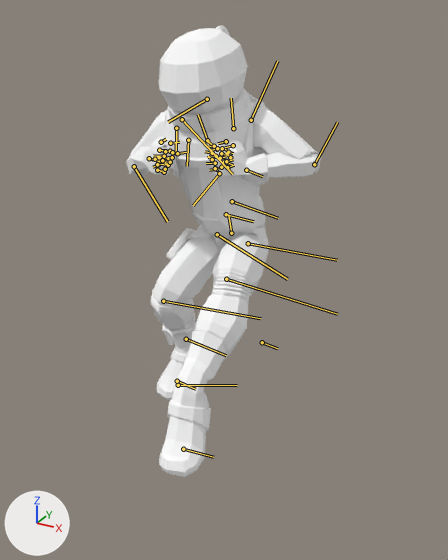
Before and after pictures for a commit that changed the FBX model Assets/Models/SpaceDude01e.fbx.
Rendered twice from a camera (50 mm lens) standing at (0.0575, -0.1035, 0.1008) and looking at (0.0054, -0.009, 0.0535). Arrows for +X, +Y and +Z are at lower left; the lights stay in place. Both versions are drawn at frame 76 of the action 'Take 001'; the numbers are the values there. The bones that bend it are drawn over the model as lines.

The first picture shows 'spaceman_MESH'.
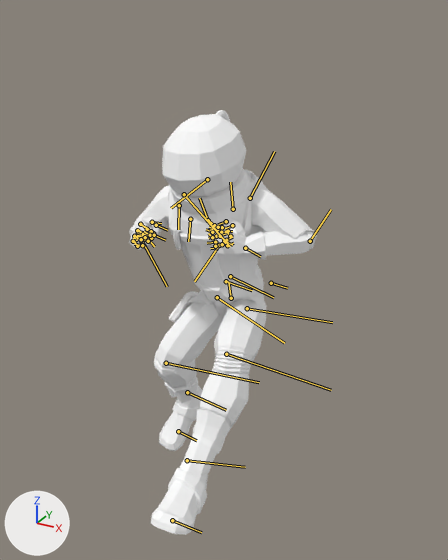
What changed in the scene script:
```text
Change bone_root_jnt:
    where bone_root_jnt = bpy.data.objects['spacemanRig_All_GRP'].pose.bones['root_JNT']
    bone_root_jnt.location: (5.43, 0.0, 0.5) -> (3.95, 0.0, 0.47)
Change bone_upperarm_r_jnt:
    where bone_upperarm_r_jnt = bpy.data.objects['spacemanRig_All_GRP'].pose.bones['upperArm_R_JNT']  # child of 'clav3_R_END'
    bone_upperarm_r_jnt.rotation_quaternion: (0.966, -0.108, -0.232, 0.042) -> (0.967, -0.133, -0.211, 0.046)  # degrees (-15, -26, 8) -> degrees (-18, -23, 9)
Change bone_elbow_r_jnt:
    where bone_elbow_r_jnt = bpy.data.objects['spacemanRig_All_GRP'].pose.bones['elbow_R_JNT']  # child of 'upperArm_R_JNT'
    bone_elbow_r_jnt.rotation_quaternion: (0.611, -0.001, -0.79, -0.042) -> (0.639, -0.007, -0.768, -0.035)  # degrees (-15, -105, 11) -> degrees (-14, -101, 11)
Change bone_wrist_r_end:
    where bone_wrist_r_end = bpy.data.objects['spacemanRig_All_GRP'].pose.bones['wrist_R_END']  # child of 'wrist_R_JNT'
    bone_wrist_r_end.rotation_quaternion: (0.857, -0.328, 0.337, -0.21) -> (0.941, -0.174, 0.279, 0.074)  # degrees (-52, 26, -40) -> degrees (-20, 33, 3)
Change bone_thigh_l_jnt:
    where bone_thigh_l_jnt = bpy.data.objects['spacemanRig_All_GRP'].pose.bones['thigh_L_JNT']  # child of 'hip_JNT'
    bone_thigh_l_jnt.rotation_quaternion: (0.624, -0.221, -0.747, 0.066) -> (0.641, -0.21, -0.734, 0.081)  # degrees (60, -116, -73) -> degrees (67, -115, -78)
Change bone_knee_l_jnt:
    where bone_knee_l_jnt = bpy.data.objects['spacemanRig_All_GRP'].pose.bones['knee_L_JNT']  # child of 'thigh_L_JNT'
    bone_knee_l_jnt.rotation_quaternion: (0.959, 0.018, 0.273, -0.073) -> (0.945, 0.025, 0.316, -0.084)  # degrees (0, 32, -9) -> degrees (0, 37, -10)
Change bone_ankle_l_jnt:
    where bone_ankle_l_jnt = bpy.data.objects['spacemanRig_All_GRP'].pose.bones['ankle_L_JNT']  # child of 'knee_L_JNT'
    bone_ankle_l_jnt.rotation_quaternion: (0.754, 0.222, 0.618, 0.017) -> (0.965, 0.095, 0.243, -0.01)  # degrees (69, 68, 52) -> degrees (12, 28, 2)
```

Where the change shows, as pixel boxes (x1, y1, x2, y2) in the pictures (448 x 560 px):
'spaceman_MESH', posed: before (126, 25, 321, 477); after (129, 110, 317, 535)
bone 'root_JNT', root to tip: before (226, 214) to (253, 221); after (226, 281) to (252, 290)
bone 'upperArm_R_JNT', root to tip: before (182, 119) to (232, 174); after (184, 194) to (230, 246)
bone 'elbow_R_JNT', root to tip: before (134, 166) to (167, 221); after (138, 233) to (167, 286)
bone 'wrist_R_END', root to tip: before (149, 158) to (171, 164); after (144, 235) to (154, 246)
bone 'thigh_L_JNT', root to tip: before (248, 243) to (337, 260); after (247, 308) to (332, 322)
bone 'knee_L_JNT', root to tip: before (226, 279) to (337, 314); after (226, 354) to (331, 390)
bone 'ankle_L_JNT', root to tip: before (178, 385) to (237, 385); after (187, 460) to (245, 467)
